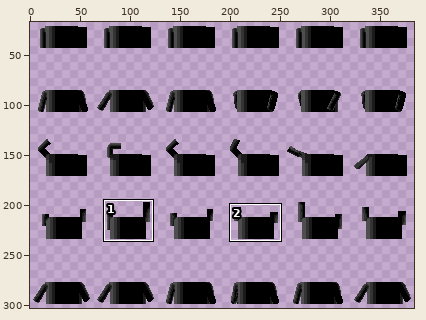
A sprite sheet gets an edit: res/e_ninja_body.png. The picture above shows the old version from afar; the outline marks the close-up.
Close-up. The starting point:
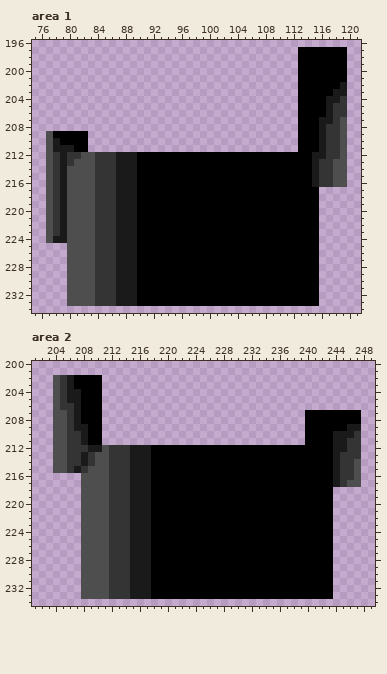
The file is 384x320 pixels. Pixels under 10% opacity are left out. Colours within 5 levels of each other are drawn and written as one. Shown: area 1: x 75..121, y 196..234; area 2: x 201..249, y 200..234. The wide view leaves out empty margins. The commit also changed other parts of the picture, which this record leaves out.
The same view after the edit:
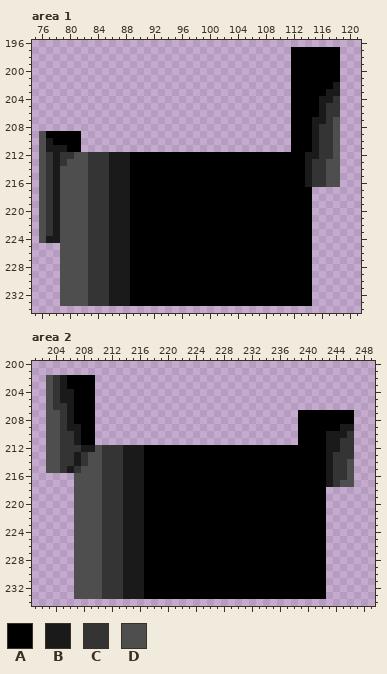
Palette (. is transparent): A #000000  B #1a1a1a  C #343434  D #4e4e4e
The exact change:
Changed rows in their new state; - is an unchanged pixel.
Area 1:
first column x 76:
197 ------------------------------------A------.
198 ------------------------------------A------.
199 ------------------------------------A------.
200 ------------------------------------A------.
201 ------------------------------------A------.
202 ------------------------------------A-----B.
203 ------------------------------------A----B-.
204 ------------------------------------A---B-C.
205 ------------------------------------A---BC-.
206 ------------------------------------A---BC-.
207 ------------------------------------A--B-CD.
208 ------------------------------------A--BC-D.
209 DA----.-----------------------------A--BC-D.
210 DBA---.-----------------------------A--BC-D.
211 DB--A-.-----------------------------A--BC-D.
212 DCBC-D-C--B--A------------------------B-C-D.
213 DCBCD--C--B--A------------------------BC-D-.
214 DCBD---C--B--A------------------------BC-D-.
215 DCBD---C--B--A------------------------BC-D-.
216 DCBD---C--B--A------------------------BC-D-.
217 DCBD---C--B--A-------------------------.----
218 DCBD---C--B--A-------------------------.----
219 DCBD---C--B--A-------------------------.----
220 DCBD---C--B--A-------------------------.----
221 DCBD---C--B--A-------------------------.----
222 DCBD---C--B--A-------------------------.----
223 DCBD---C--B--A-------------------------.----
224 DB-D---C--B--A-------------------------.----
225 ---D---C--B--A-------------------------.----
226 ---D---C--B--A-------------------------.----
227 ---D---C--B--A-------------------------.----
228 ---D---C--B--A-------------------------.----
229 ---D---C--B--A-------------------------.----
230 ---D---C--B--A-------------------------.----
231 ---D---C--B--A-------------------------.----
232 ---D---C--B--A-------------------------.----
233 ---D---C--B--A-------------------------.----
Area 2:
first column x 203:
202 DCBA---.-------------------------------------
203 DCBA---.-------------------------------------
204 DCB-A--.-------------------------------------
205 DCB-A--.-------------------------------------
206 DC-BA--.-------------------------------------
207 D-CBA--.----------------------------A-------.
208 D-CBA--.----------------------------A-------.
209 D-CB-A-.----------------------------A-----B-.
210 D-C-BA-.----------------------------A---B--C.
211 D-C-BA-.----------------------------A---B-C-.
212 D-C--B-DC--B--A-------------------------B-C-.
213 D-C-BCD-C--B--A-------------------------BC--.
214 D-C-BCD-C--B--A-------------------------BC-D.
215 D-CBCD--C--B--A-------------------------BC-D.
216 ----D---C--B--A-------------------------BC-D.
217 ----D---C--B--A-------------------------BCD-.
218 ----D---C--B--A-------------------------.----
219 ----D---C--B--A-------------------------.----
220 ----D---C--B--A-------------------------.----
221 ----D---C--B--A-------------------------.----
222 ----D---C--B--A-------------------------.----
223 ----D---C--B--A-------------------------.----
224 ----D---C--B--A-------------------------.----
225 ----D---C--B--A-------------------------.----
226 ----D---C--B--A-------------------------.----
227 ----D---C--B--A-------------------------.----
228 ----D---C--B--A-------------------------.----
229 ----D---C--B--A-------------------------.----
230 ----D---C--B--A-------------------------.----
231 ----D---C--B--A-------------------------.----
232 ----D---C--B--A-------------------------.----
233 ----D---C--B--A-------------------------.----
